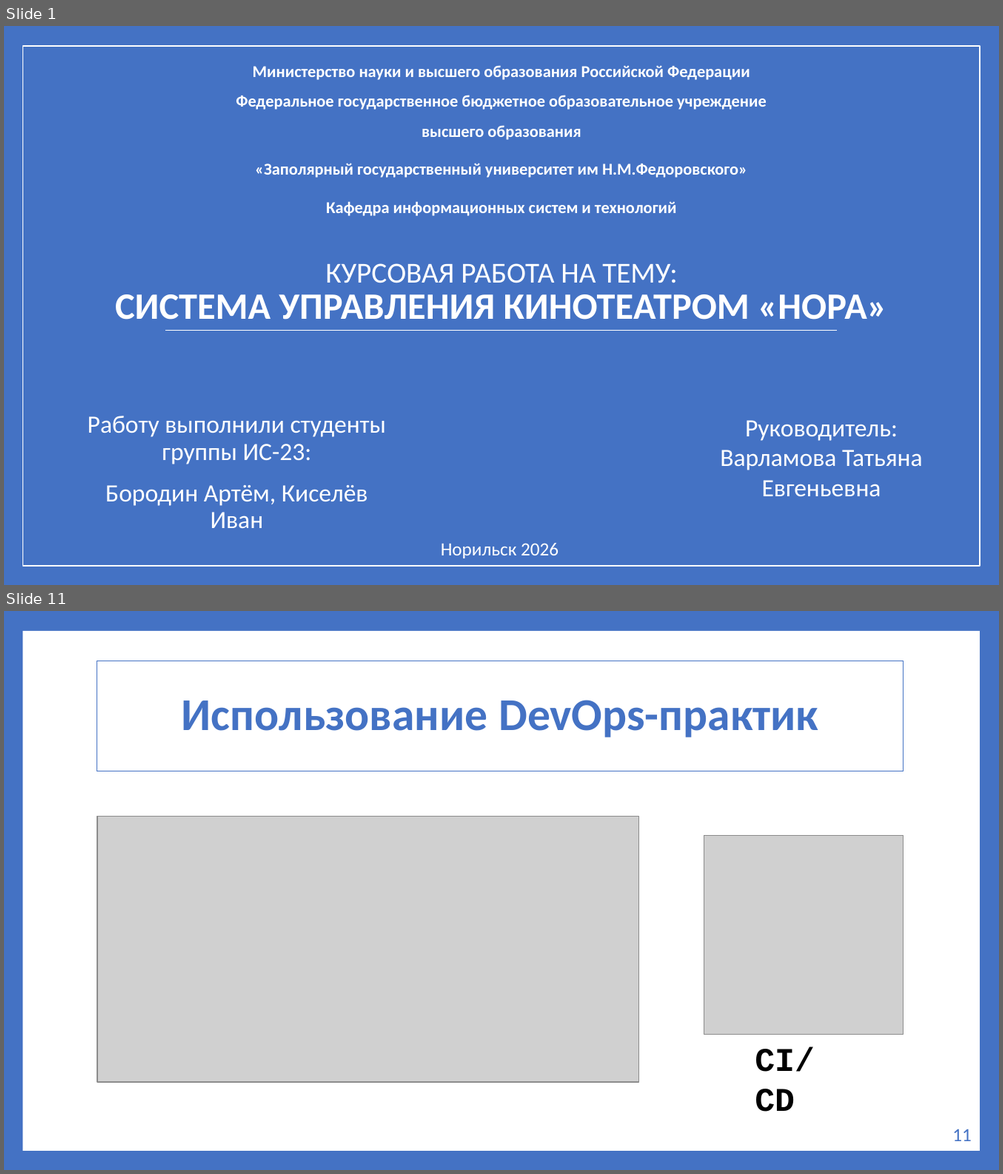
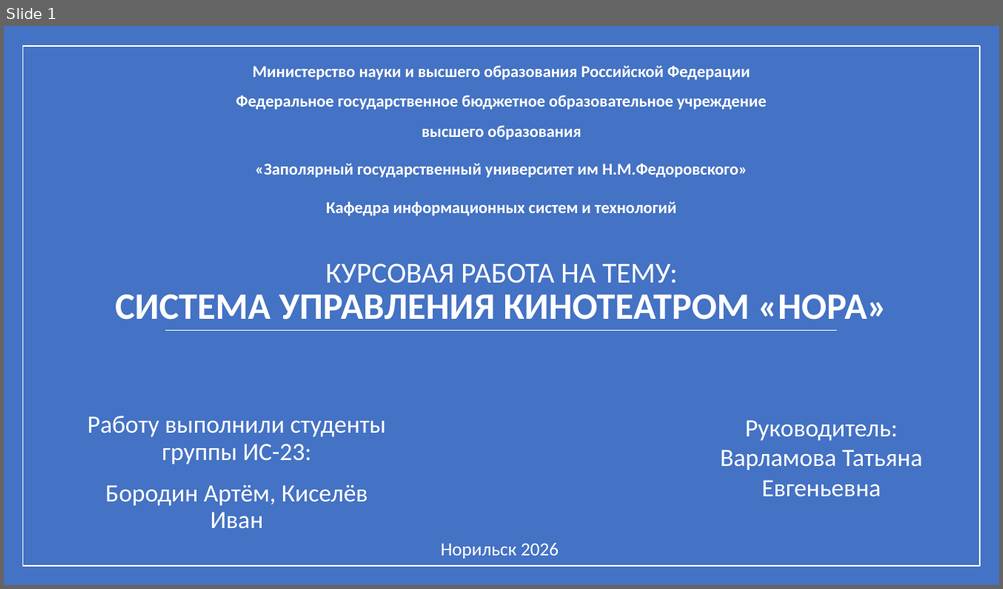
Before and after one commit to artem5438/my-first-repo2, a slide deck: docs/Пояснительные_материалы/Презентация_к_защите.pptx. Shown one above the other, each under a label of ours: slides 1 and 11 before the commit, slide 1 after it; the slides between them are not shown. The pictures are 1003x1174 and 1003x589 pixels, drawn with LibreOffice and Linux fonts; fonts in the diff are those of the drawing; grey boxes stand for pictures. Boxes give left, top, right and bottom in pixels: in the first picture for what was removed or moved away, otherwise in the second. Text is boxed around its words. In the diff, an @@ line names an element or a change of style, - is before the commit and + after.

```diff
--- a/docs/Пояснительные_материалы/Презентация_к_защите.pptx
+++ b/docs/Пояснительные_материалы/Презентация_к_защите.pptx
@@ slide 11 removed at [4, 611, 999, 1170], background #4472C4 @@
@@ rectangle removed at [22, 631, 979, 1151] @@
@@ title removed at [97, 661, 903, 772] @@
-Использование DevOps-практик
@@ picture removed at [97, 817, 639, 1082] @@
@@ picture removed at [704, 835, 903, 1035] @@
@@ text removed at [754, 1048, 814, 1112] @@
-CI/CD
@@ text removed at [952, 1129, 971, 1142] @@
-11
```
Also in this commit, not shown: 12 slides changed, 6 slides added, 1 other slide removed, 10 other files.
